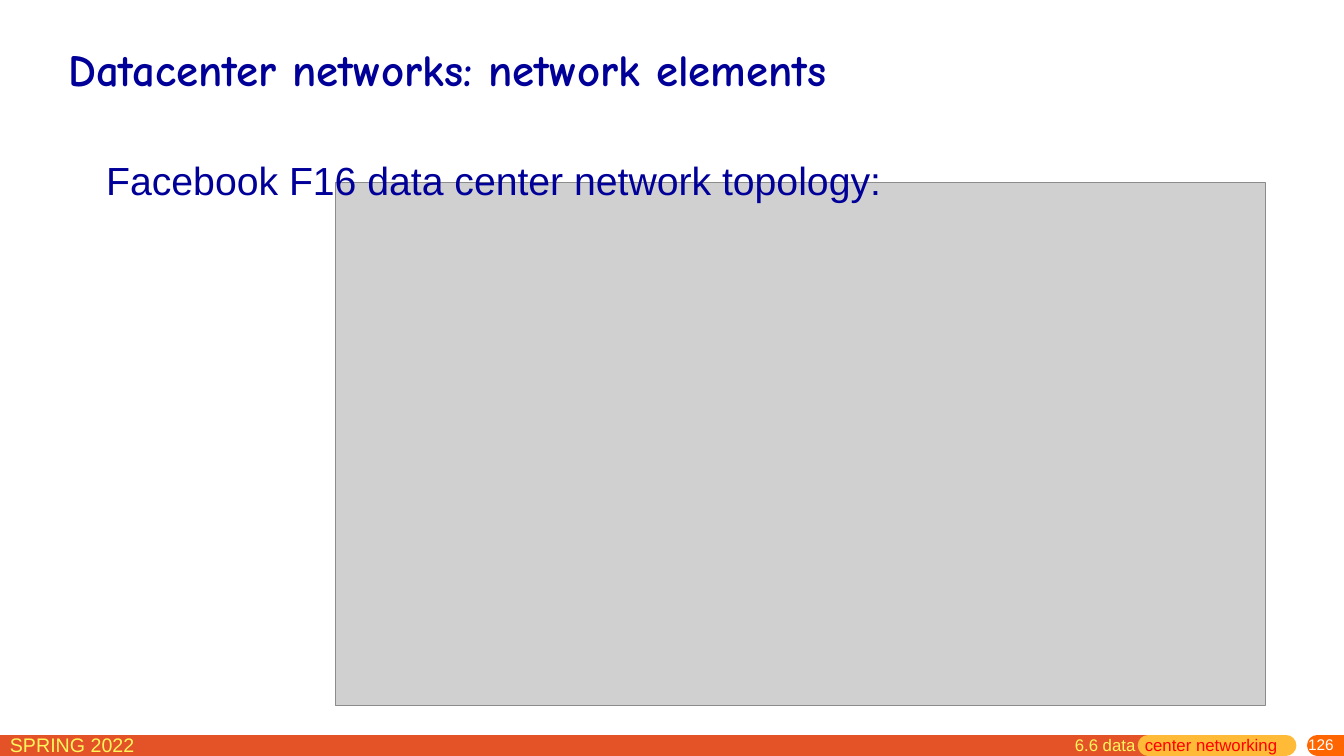
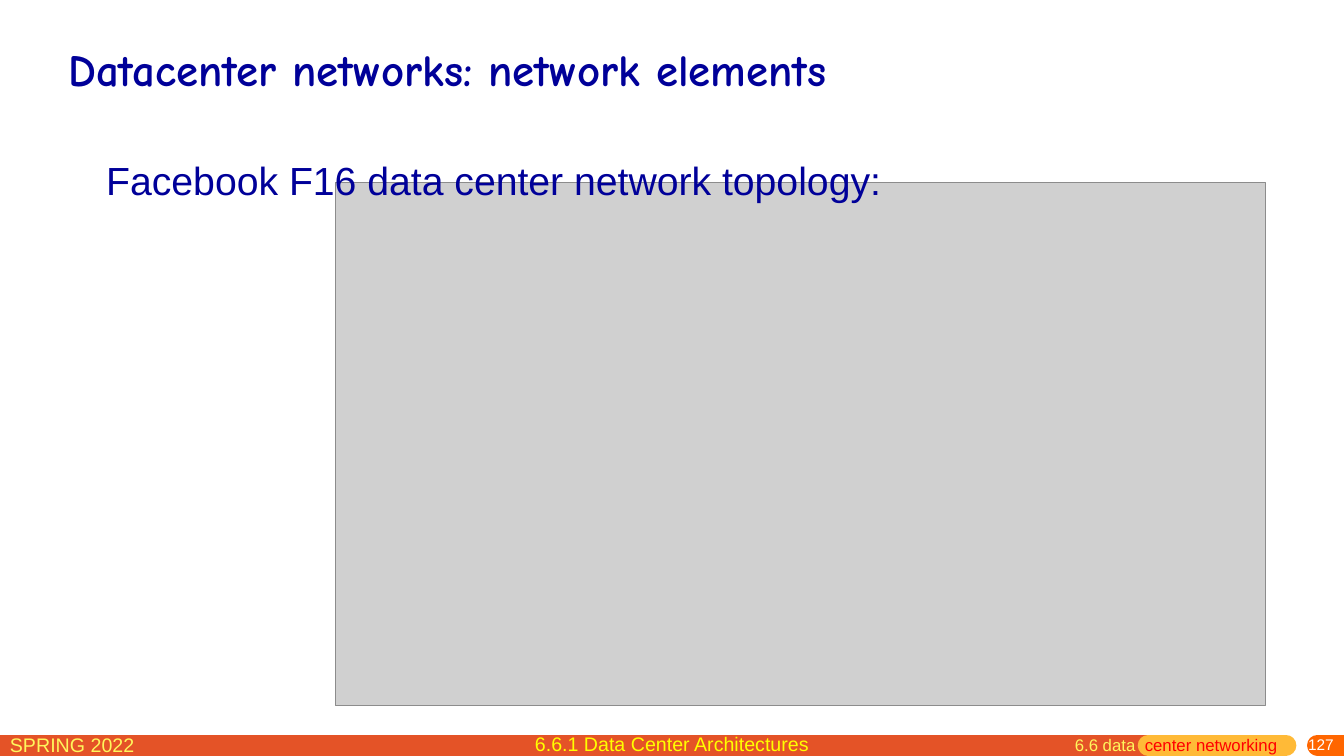
Before and after one commit to network-whu/slides, a slide deck: slide 127 of pptx/chapter6.pptx (slide 126 before the commit). Drawn at 1344x756 pixels with LibreOffice and Linux fonts; fonts in the diff are those of the drawing; grey boxes stand for pictures. Boxes give left, top, right and bottom in pixels: in the first picture for what was removed or moved away, otherwise in the second. Text is boxed around its words. In the diff, an @@ line names an element or a change of style, - is before the commit and + after.

```diff
--- a/pptx/chapter6.pptx
+++ b/pptx/chapter6.pptx
@@ text added at bbox=[535, 737, 809, 751], 14 pt, text #FFFF00 @@
+6.6.1 Data Center Architectures
@@ page number at bbox=[1308, 737, 1334, 753]: text changed @@
-126
+127
```
Also in this commit, not shown: 16 other slides changed, 1 slide added.
